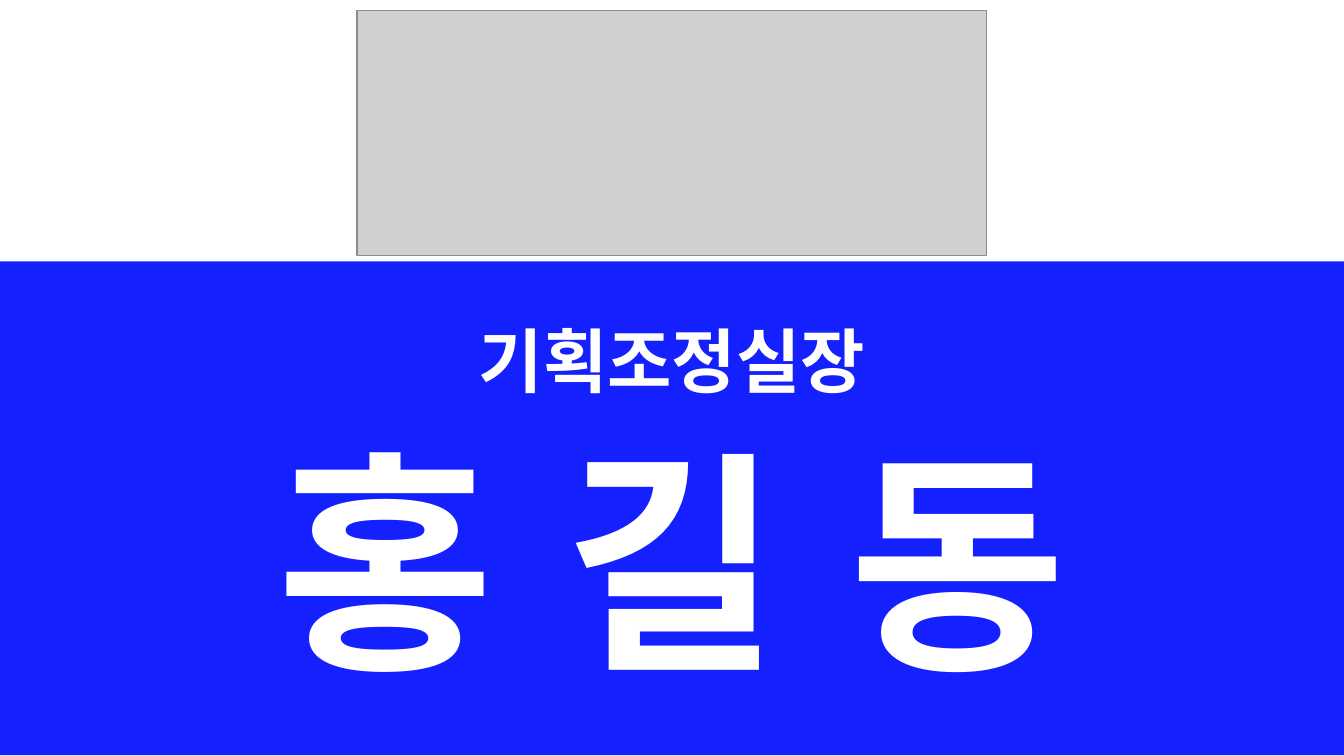
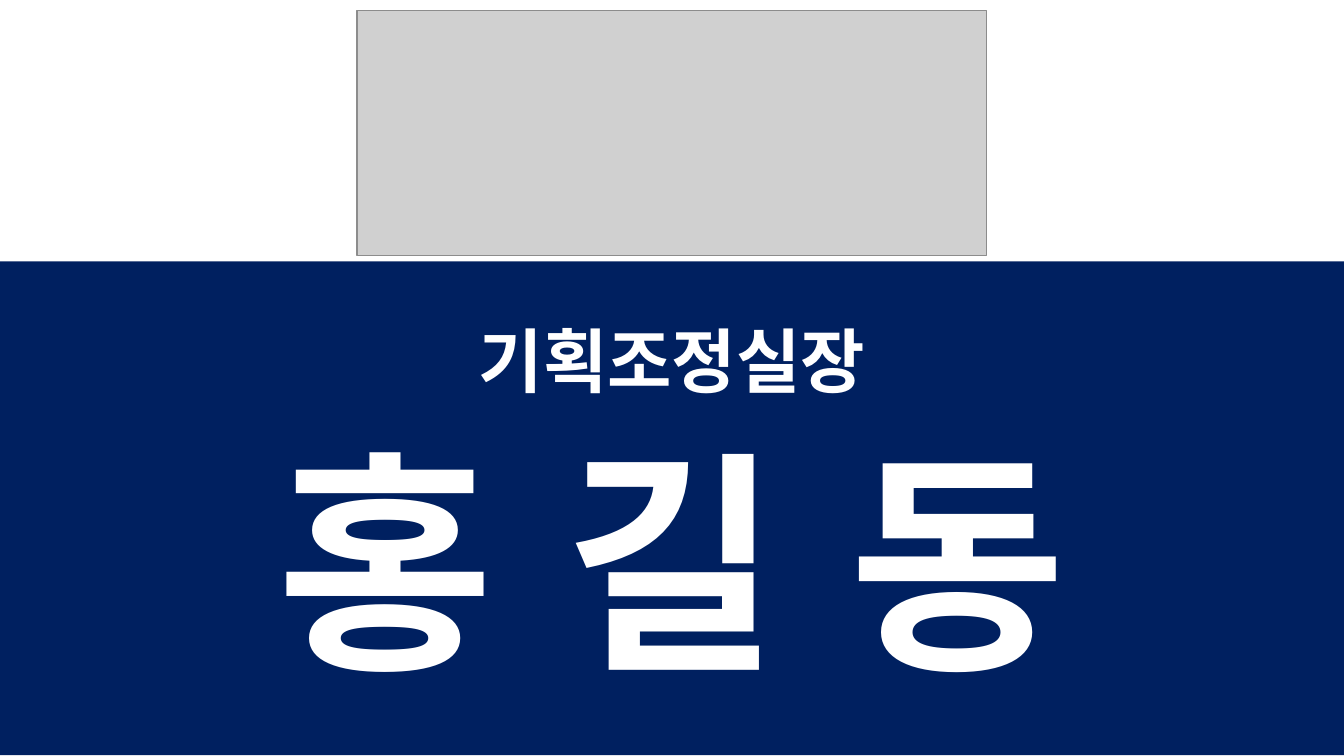
Before and after one commit to Sohyun043011/ppt_jpg, a slide deck: slide 3 of 양식1.pptx. Drawn at 1344x756 pixels with LibreOffice and Linux fonts; fonts in the diff are those of the drawing; grey boxes stand for pictures. Boxes give left, top, right and bottom in pixels: in the first picture for what was removed or moved away, otherwise in the second. Text is boxed around its words. In the diff, an @@ line names an element or a change of style, - is before the commit and + after.

```diff
--- a/양식1.pptx
+++ b/양식1.pptx
@@ rectangle at (0,261,1344,755): fill #1520FF to #002060 @@
```
Also in this commit, not shown: 14 other slides changed, 5 other files.
